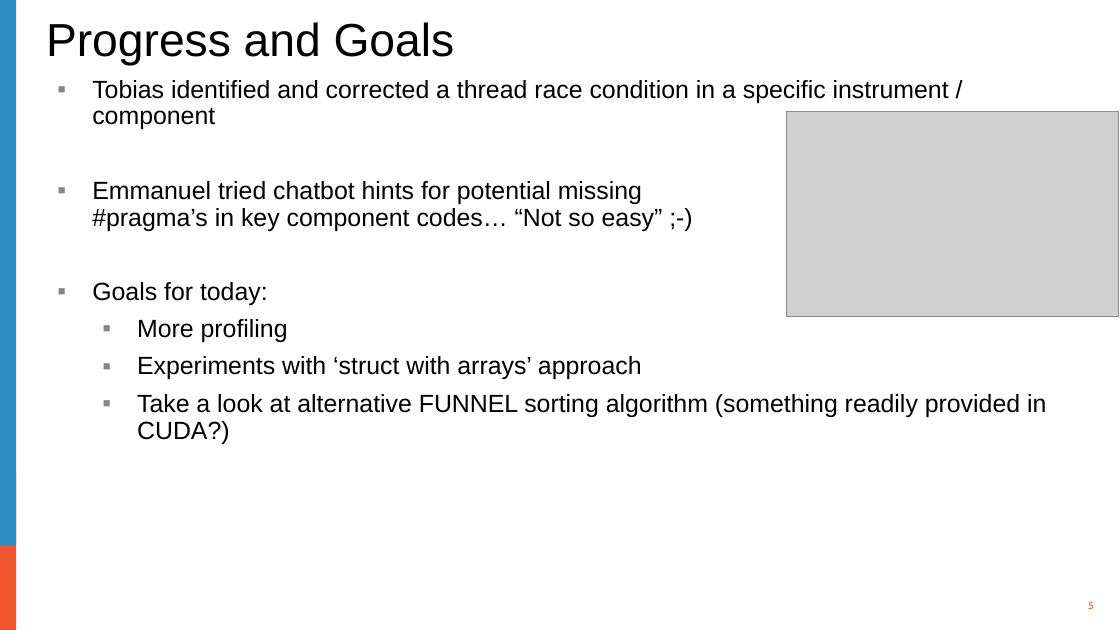
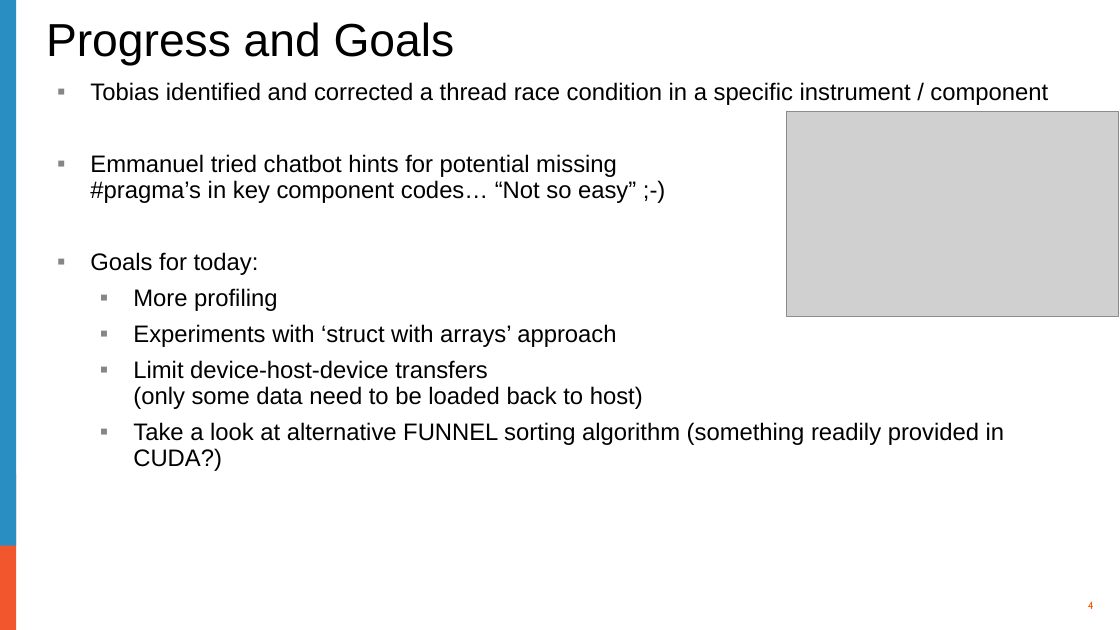
Before and after one commit to mccode-dev/Helmholtz2025, a slide deck: slide 4 of presentations/day3/Helmholtz - McStas day3.pptx (slide 5 before the commit). Drawn at 1120x630 pixels with LibreOffice and Linux fonts; fonts in the diff are those of the drawing; grey boxes stand for pictures; background and template pictures are left out. Boxes give left, top, right and bottom in pixels: in the first picture for what was removed or moved away, otherwise in the second. Text is boxed around its words. In the diff, an @@ line names an element or a change of style, - is before the commit and + after.

```diff
--- a/presentations/day3/Helmholtz - McStas day3.pptx
+++ b/presentations/day3/Helmholtz - McStas day3.pptx
@@ text at [90, 82, 1048, 471]: size 19.2 to 18.4 pt in "Tobias identified and corrected a thread race ...", "Emmanuel tried chatbot hints for potential missing ...", "Goals for today:", "More profiling" and 2 more places; indent changed @@
@@ text at [133, 360, 643, 409]: paragraph added @@
+  ▪ Limit device-host-device transfers
+    (only some data need to be loaded back to host)
@@ page number at [1088, 601, 1094, 609]: text changed @@
-5
+4
```
Also in this commit, not shown: 1 slide removed, 2 other files.
